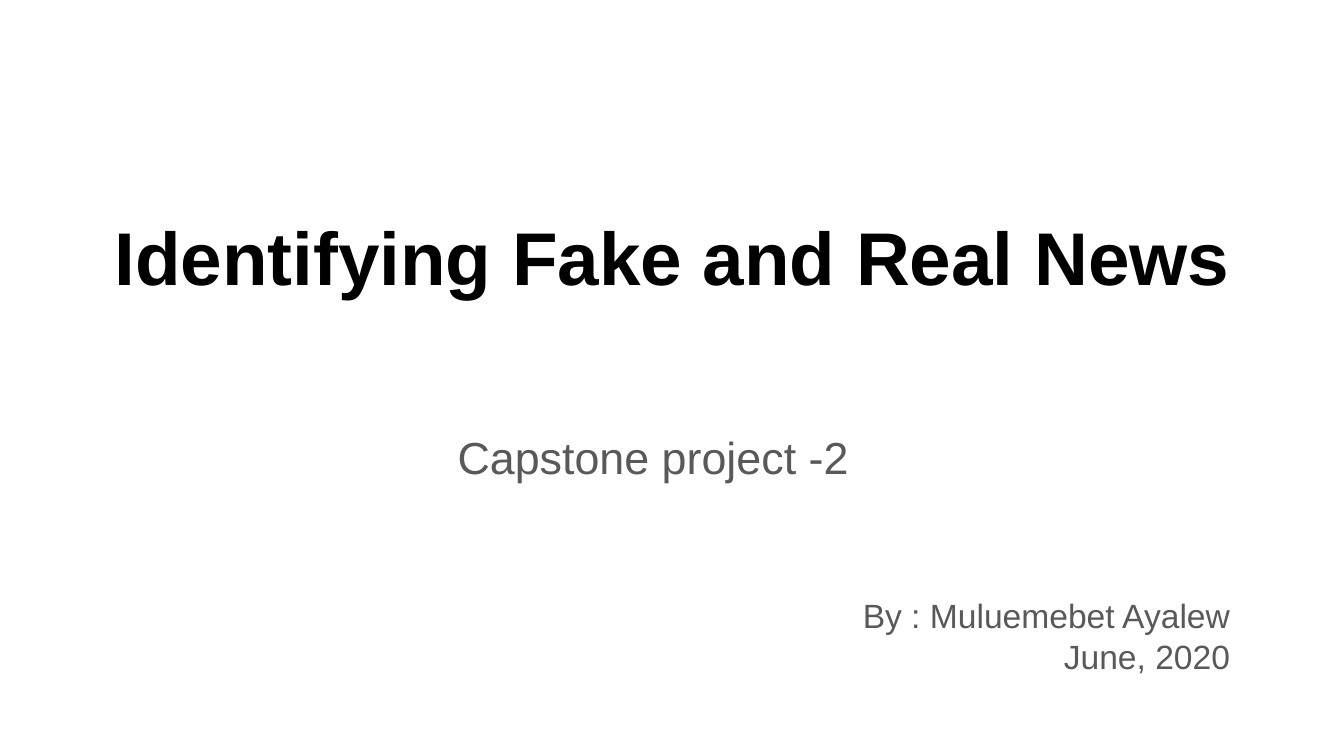
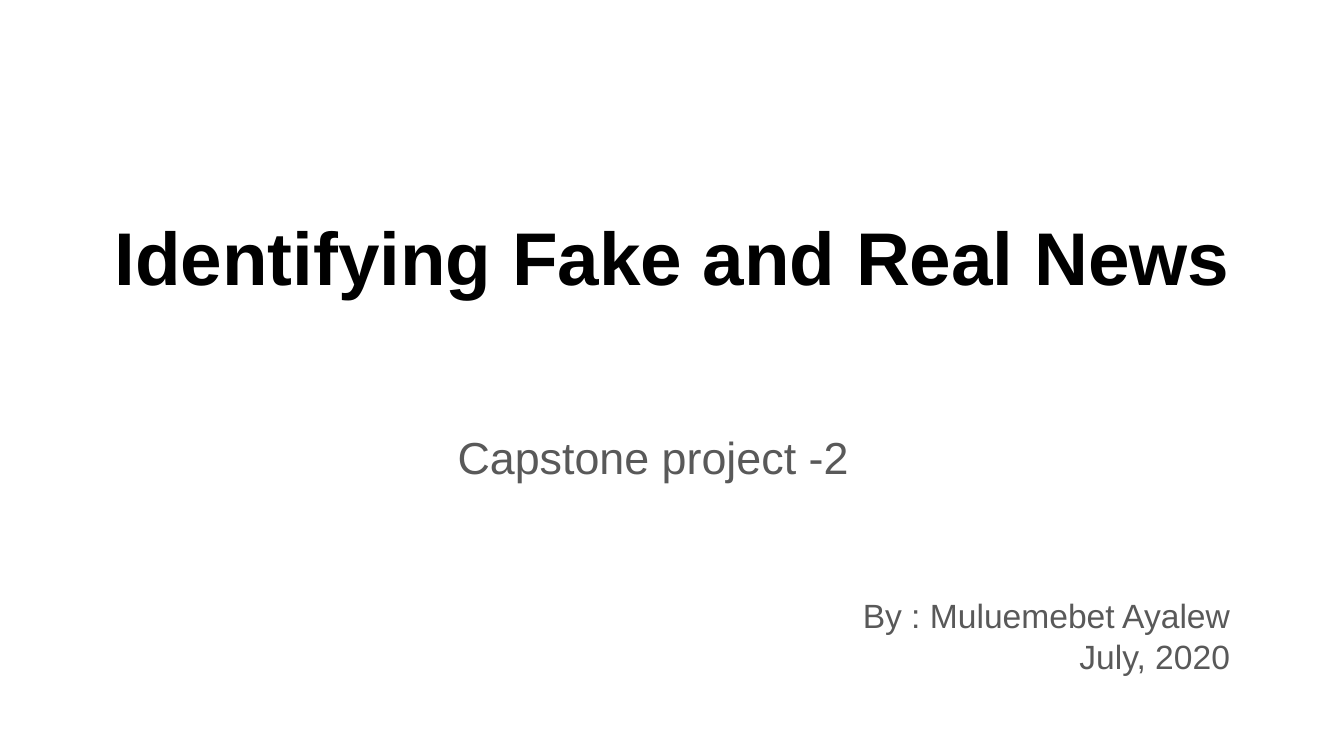
Before and after one commit to mgayalew/SpringBoard, a slide deck: slide 1 of Capstone project_2/Capstone project-2 final presentation.pptx. Drawn at 1344x756 pixels with LibreOffice and Linux fonts; fonts in the diff are those of the drawing. Boxes give left, top, right and bottom in pixels: in the first picture for what was removed or moved away, otherwise in the second. Text is boxed around its words. In the diff, an @@ line names an element or a change of style, - is before the commit and + after.

```diff
--- a/Capstone project_2/Capstone project-2 final presentation.pptx
+++ b/Capstone project_2/Capstone project-2 final presentation.pptx
@@ subtitle at <box>1079,644,1230,675</box>: text changed @@
-June, 2020
+July, 2020
```
Also in this commit, not shown: 7 other slides changed, 1 slide added.
